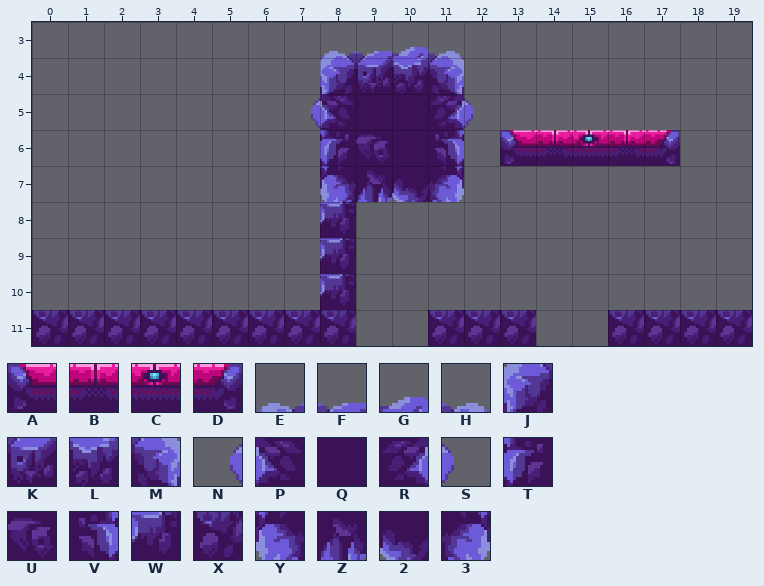
One commit to this Tiled map: Resources/untitled.tmx. This is how it looked before the edit.
Cells are 48x48 px. Shown: x 0..19, y 3..11.
Key: from "tilesets": A 26, B 27, C 28, D 30, E 157, F 158, G 159, H 160, J 181, K 182, L 183, M 184, N 204, P 205, Q 206, R 208, S 209, T 229, U 230, V 232, W 243, X 247, Y 253, Z 254, 2 255, 3 256.
_ is an empty cell.
Layer "ground" before, first column x 0:
 3 ____________________
 4 ________JKLM________
 5 _______NPQQRS_______
 6 ________TUQV_ABCBD__
 7 ________YZ23________
 8 ________W___________
 9 ________W___________
10 ________W___________
11 XXXXXXXXX__XXX__XXXX
After:
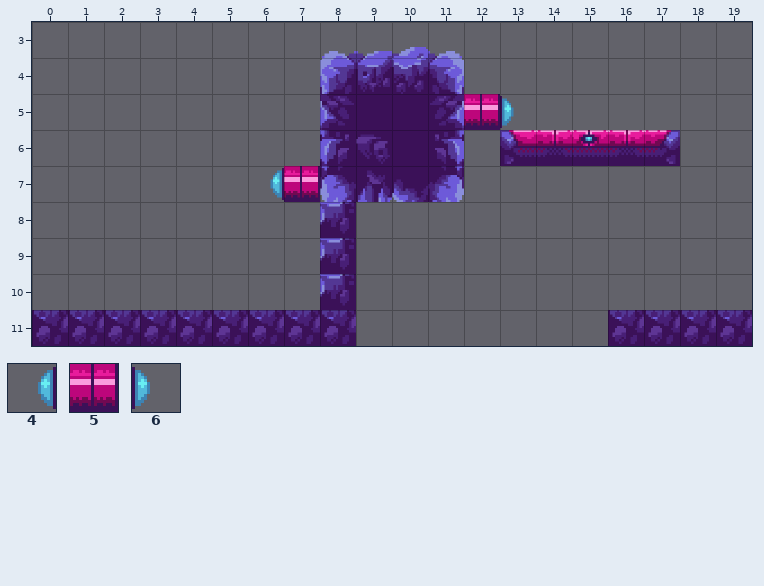
Further tiles: from "tilesets": 4 36, 5 37, 6 42.
Diff:
Layer "ground":
Tile 5 replaces tile S in row 5 at x 12.
Tile 5 is added in row 7 at x 7.
The edit erases tile N in row 5 at x 7.
The edit erases tile X in row 11 at x 11 to 13.
Layer "subGround":
Tile 4 is added in row 7 at x 6.
Tile 6 is added in row 5 at x 13.
Boxes around the changes in both pictures, in picture pixels (x1, y1, x2, y2):
removed: (311, 98, 320, 128)
changed: (464, 94, 514, 130)
added: (270, 166, 320, 202)
removed: (428, 310, 536, 346)
